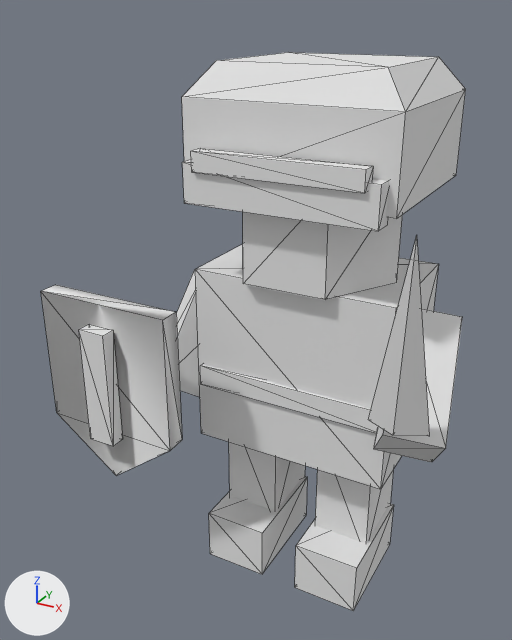
Two versions of the FBX model factory/unity-src/hyeopgok-sasu/Resources/HyeopgokSasu/Models/soldier_blue.fbx, one commit apart.
One viewpoint serves both versions: a 50 mm lens placed at (0.326, -0.75, 0.701), pointed at (-0.065, -0.039, 0.346). Lighting does not change. The marker at lower left points along +X, +Y and +Z. The older version comes first. Mesh edges are drawn as thin lines. Where no turn or scale is listed for an object, it has been applied to the vertices. Vertices at exactly the same position are counted once.

Names of what the first picture shows: 'soldier_blue'.
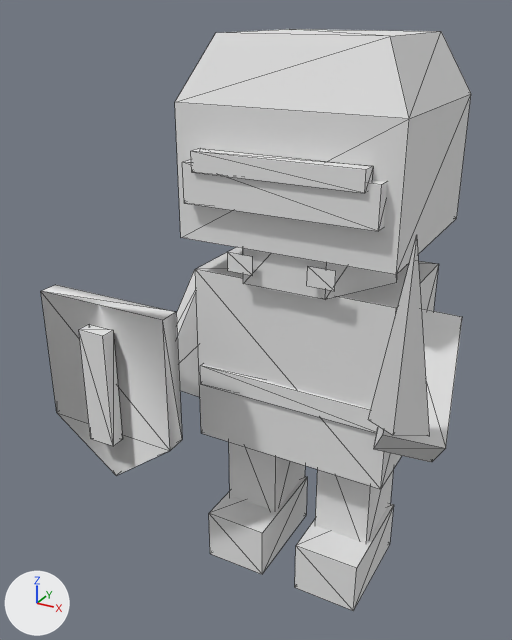
Scene script edits in JSON lines:
```json
{"block": "me_soldier_blue_mesh", "where": "# used by ob_soldier_blue; location = (0.0, 0.0, 0.0)"}
{"block": "me_soldier_blue_mesh", "where": "# verts and faces of me_soldier_blue_mesh; kept vertices keep their numbers, new ones are numbered from 127"}
{"op": "remove", "block": "me_soldier_blue_mesh", "code": "me_soldier_blue_mesh.from_pydata(...)  # 127 vertices, 194 faces; spans x -0.288..0.201, y -0.193..0.127, z 0.0..0.651"}
{"op": "add", "block": "me_soldier_blue_mesh", "code": "me_soldier_blue_mesh.from_pydata(...)  # 135 vertices, 198 faces; spans x -0.288..0.201, y -0.193..0.132, z 0.0..0.678"}
{"block": "me_soldier_blue_mesh", "change": "me_soldier_blue_mesh part 1: the loose piece of 12 vertices spanning x -0.123..0.123, y -0.097..0.127, z 0.515..0.651 is rebuilt with 12 vertices and now spans x -0.129..0.129, y -0.102..0.132, z 0.46..0.678"}
{"block": "me_soldier_blue_mesh", "change": "me_soldier_blue_mesh part 2"}
{"op": "add", "block": "me_soldier_blue_mesh", "code": "verts[127] = (-0.065, -0.104, 0.431)  # pixel (227, 270)"}
{"op": "add", "block": "me_soldier_blue_mesh", "code": "verts[128] = (-0.065, -0.104, 0.453)  # pixel (227, 252)"}
{"op": "add", "block": "me_soldier_blue_mesh", "code": "verts[129] = (0.033, -0.104, 0.431)  # pixel (306, 285)"}
{"op": "add", "block": "me_soldier_blue_mesh", "code": "verts[130] = (0.033, -0.104, 0.453)  # pixel (307, 266)"}
{"op": "add", "block": "me_soldier_blue_mesh", "code": "for new, old in zip([*range(131, 135)], [*range(127, 131)]): verts[new] = verts[old] + (0.032, 0.0, 0.0)"}
{"op": "add", "block": "me_soldier_blue_mesh", "code": "faces += [(127, 131, 128), (129, 133, 130), (128, 131, 132), (130, 133, 134)]"}
```

Pixel boxes (x1, y1, x2, y2) of what changed, in the pictures (512 x 640 px):
```json
{"object": "soldier_blue", "change": "reshaped", "before": [41, 52, 466, 611], "after": [41, 29, 471, 611]}
{"part": 1, "of": "me_soldier_blue_mesh", "change": "rebuilt", "before": [182, 52, 466, 218], "after": [175, 29, 471, 274], "on screen": "47% taller"}
{"part": 2, "of": "me_soldier_blue_mesh", "change": "added", "after": [228, 252, 336, 291]}
```
